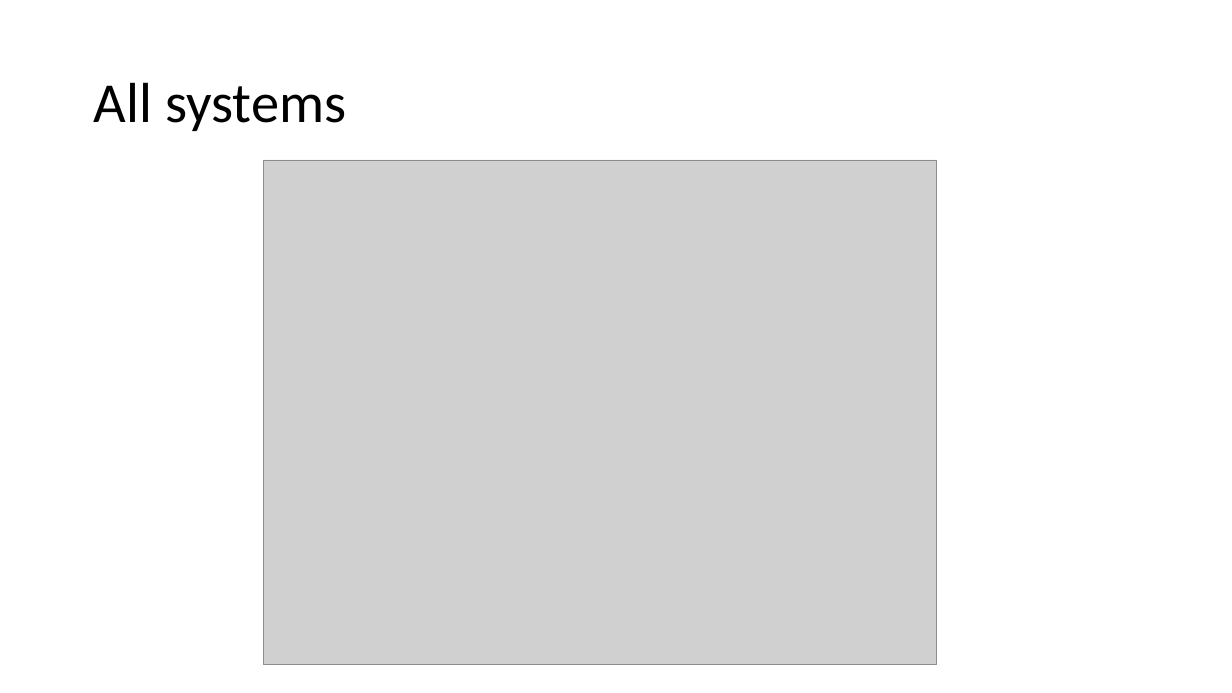
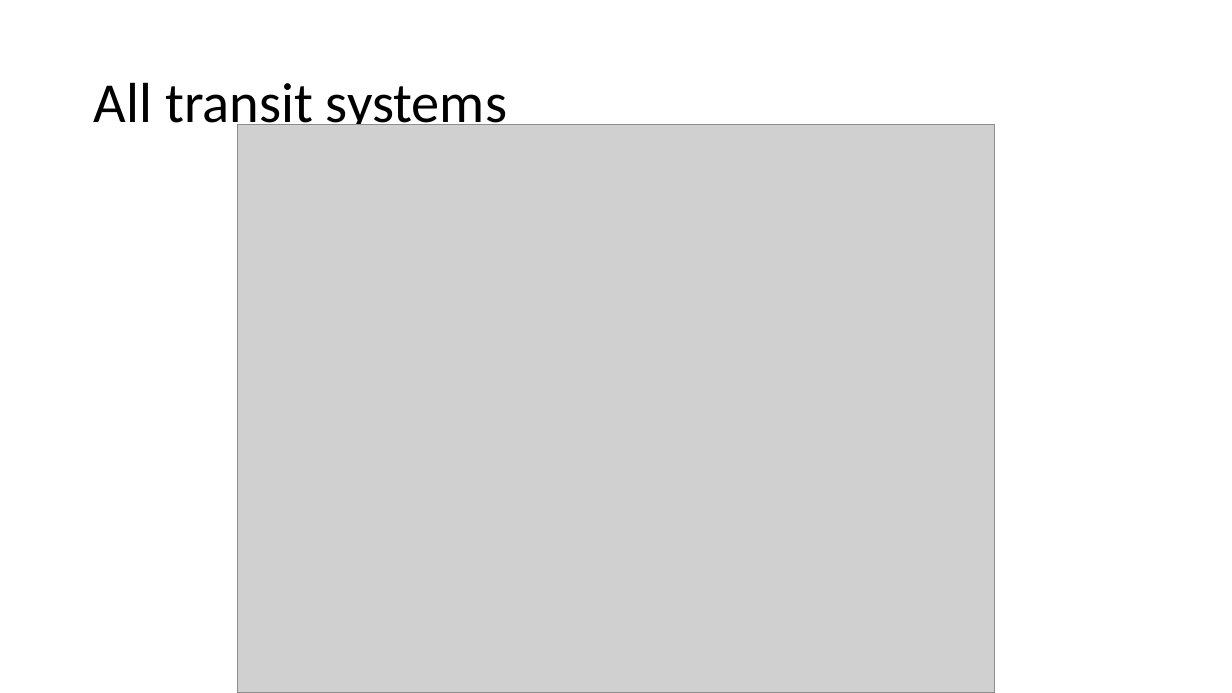
Before and after one commit to luyuliu/COVID-Transit-Demand, a slide deck: slide 2 of doc/pre_results.pptx. Drawn at 1232x693 pixels with LibreOffice and Linux fonts; fonts in the diff are those of the drawing; grey boxes stand for pictures. Boxes give left, top, right and bottom in pixels: in the first picture for what was removed or moved away, otherwise in the second. Text is boxed around its words. In the diff, an @@ line names an element or a change of style, - is before the commit and + after.

```diff
--- a/doc/pre_results.pptx
+++ b/doc/pre_results.pptx
@@ title at (94,82,507,135): text changed @@
-All systems
+All transit systems
@@ picture: place and size @@
-picture at (264,160,937,665)
+picture at (238,125,995,693)
```
Also in this commit, not shown: 10 other slides changed, 1 slide added, 1 slide removed, 4 other files.
